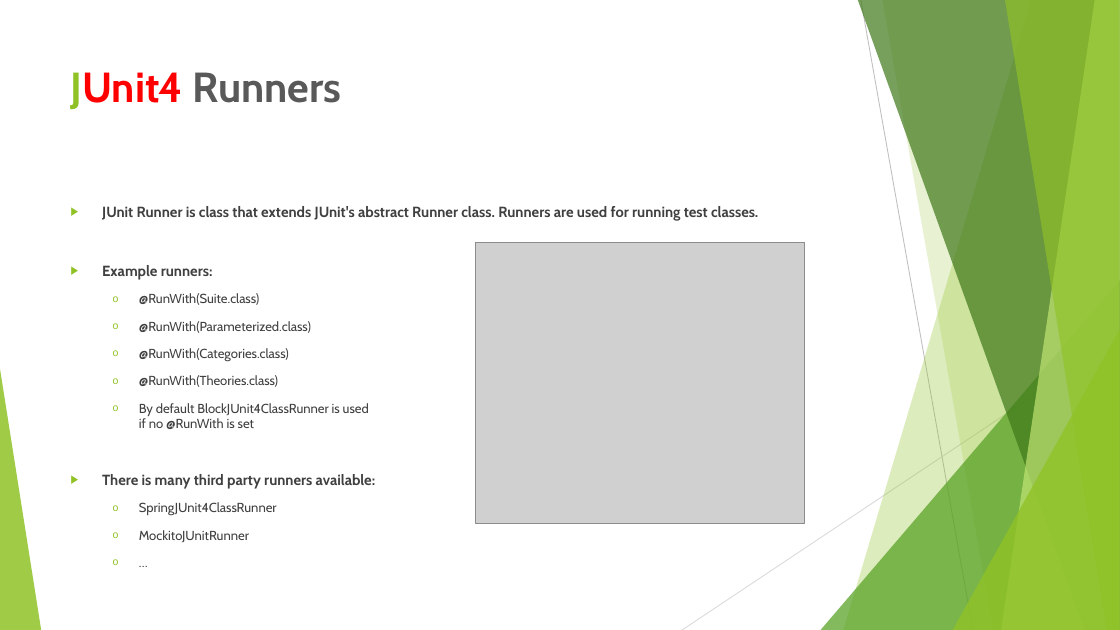
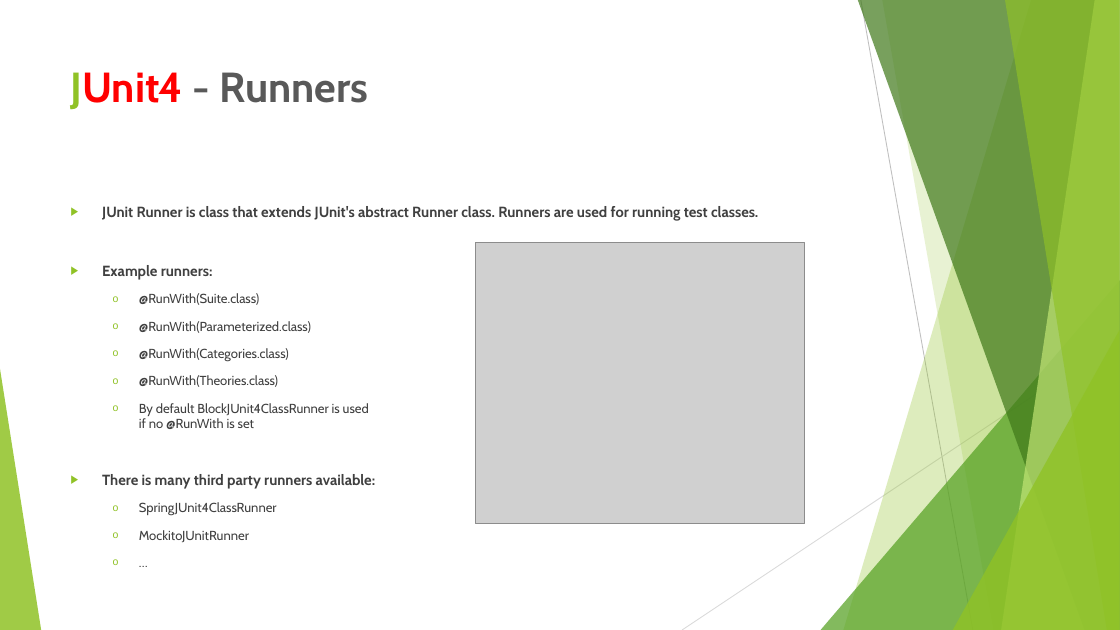
Before and after one commit to baryr/junit-samples, a slide deck: slide 7 of junit-features.pptx. Drawn at 1120x630 pixels with LibreOffice and Linux fonts; fonts in the diff are those of the drawing; grey boxes stand for pictures. Boxes give left, top, right and bottom in pixels: in the first picture for what was removed or moved away, otherwise in the second. Text is boxed around its words. In the diff, an @@ line names an element or a change of style, - is before the commit and + after.

```diff
--- a/junit-features.pptx
+++ b/junit-features.pptx
@@ title at [71,72,369,110]: text changed @@
-JUnit4 Runners
+JUnit4 - Runners
```
Also in this commit, not shown: 15 other slides changed.
